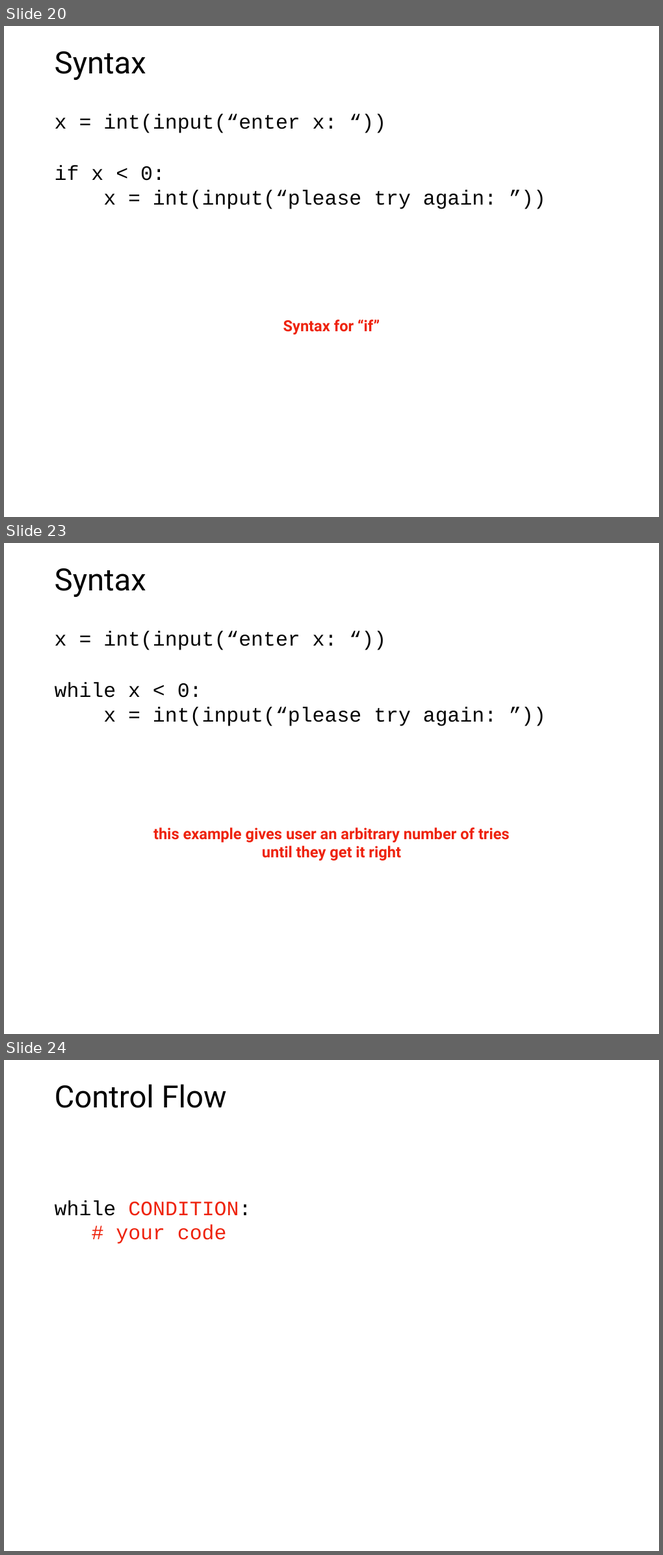
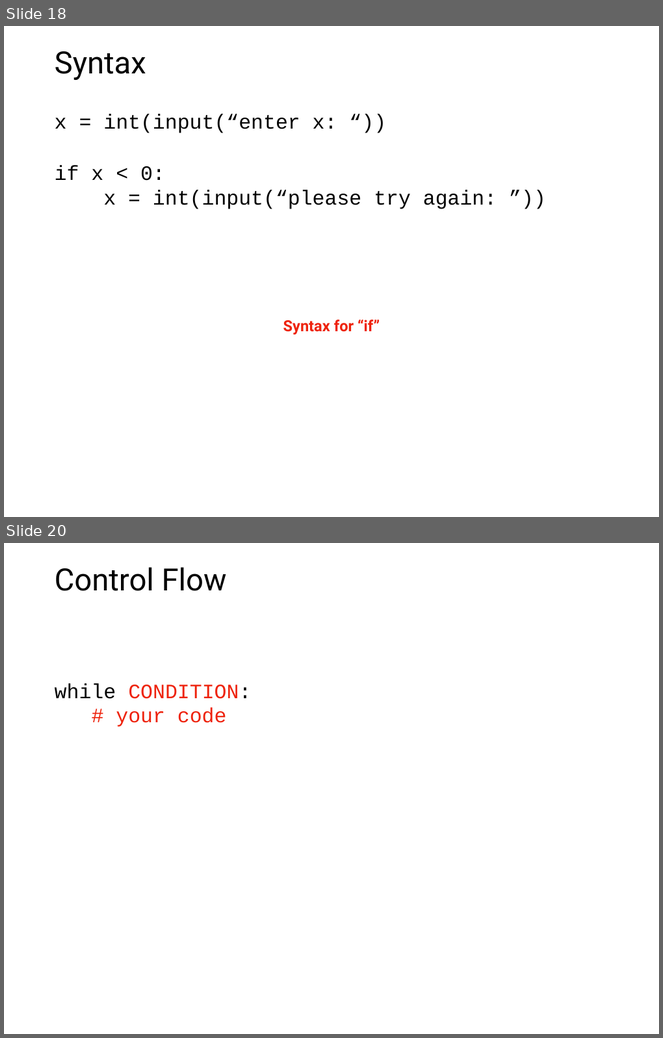
Before and after one commit to tylerharter/caraza-harter-com, a slide deck: tyler/meena/cs220/f21/materials/lec_11_F21.ppt. Shown one above the other, each under a label of ours: slides 20, 23 and 24 before the commit, slides 18 and 20 after it; the slides between them are not shown. The pictures are 663x1555 and 663x1038 pixels, drawn with LibreOffice and Linux fonts; fonts in the diff are those of the drawing. Boxes give left, top, right and bottom in pixels: in the first picture for what was removed or moved away, otherwise in the second. Text is boxed around its words. In the diff, an @@ line names an element or a change of style, - is before the commit and + after.

```diff
--- a/tyler/meena/cs220/f21/materials/lec_11_F21.ppt
+++ b/tyler/meena/cs220/f21/materials/lec_11_F21.ppt
@@ slide 23 removed at box(4, 543, 659, 1034), background #FFFFFF @@
@@ title removed at box(55, 568, 146, 597) @@
-Syntax
@@ text removed at box(55, 631, 497, 726) @@
-x = int(input(“enter x: “))
-  while x < 0:
-  x = int(input(“please try again: ”))
@@ text removed at box(154, 828, 510, 861) @@
-this example gives user an arbitrary number of tries
-until they get it right
@@ what was slide 20 is now slide 18 @@
@@ what was slide 24 is now slide 20 @@
```
Also in this commit, not shown: 5 slides changed, 2 slides added, 3 other slides removed, 4 other files.
